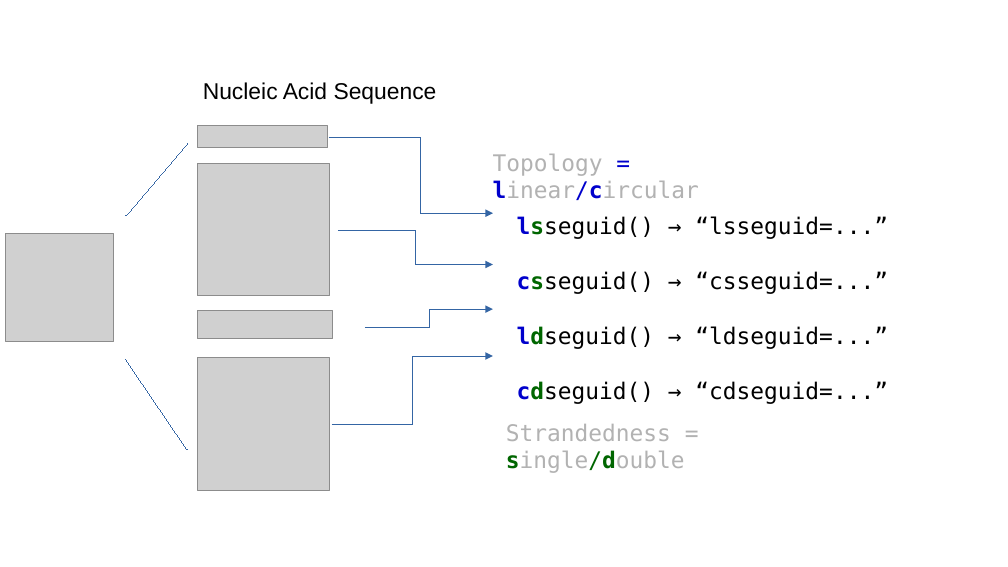
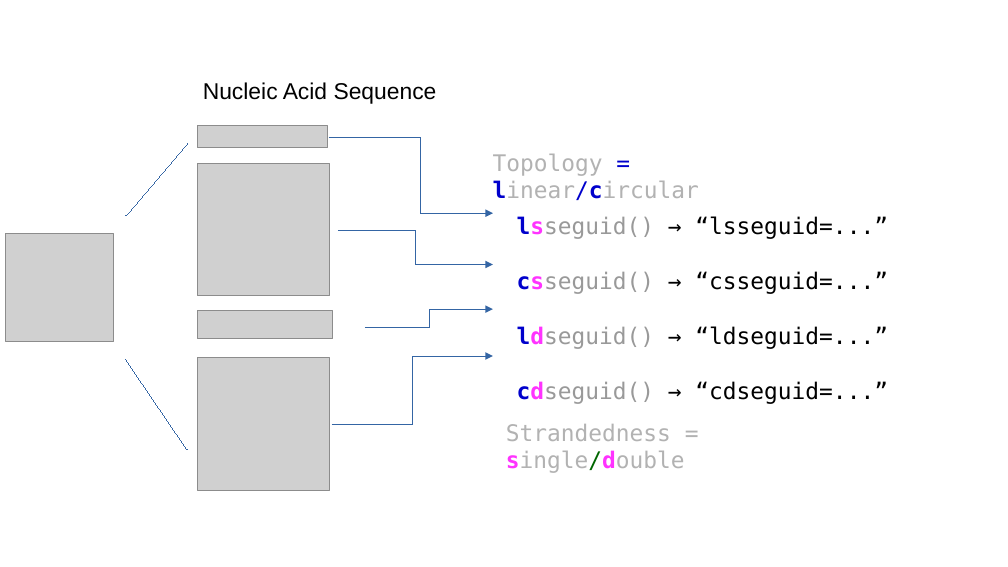
Before and after one commit to seguid/seguid-python, a slide deck: slide 1 of docs/_static/seguid-figure.odp. Drawn at 1008x567 pixels with LibreOffice and Linux fonts; fonts in the diff are those of the drawing; grey boxes stand for pictures. Boxes give left, top, right and bottom in pixels: in the first picture for what was removed or moved away, otherwise in the second. Text is boxed around its words. In the diff, an @@ line names an element or a change of style, - is before the commit and + after.

```diff
--- a/docs/_static/seguid-figure.odp
+++ b/docs/_static/seguid-figure.odp
@@ text "lsseguid() → “lsseguid=...”" at (x1=517, y1=216, x2=888, y2=404): text colour #006600 to #FF33FF, text colour #000000 to #999999 in "lsseguid()", "csseguid()", "ldseguid()", "cdseguid()" @@
@@ text "Strandedness = single/double" at (x1=506, y1=424, x2=685, y2=473): text colour #006600 to #FF33FF in "single/double" @@
```
Also in this commit, not shown: 2 other files.
